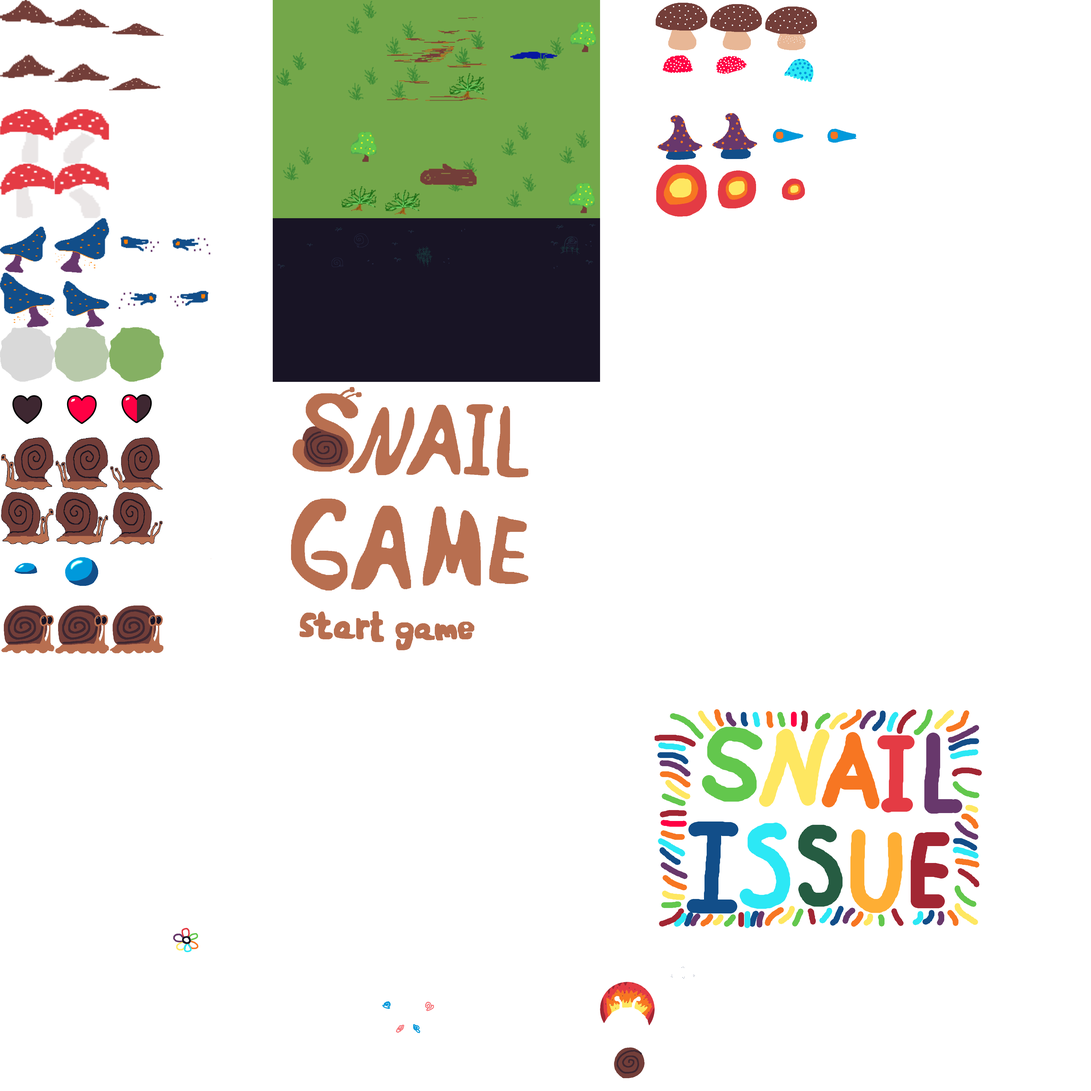
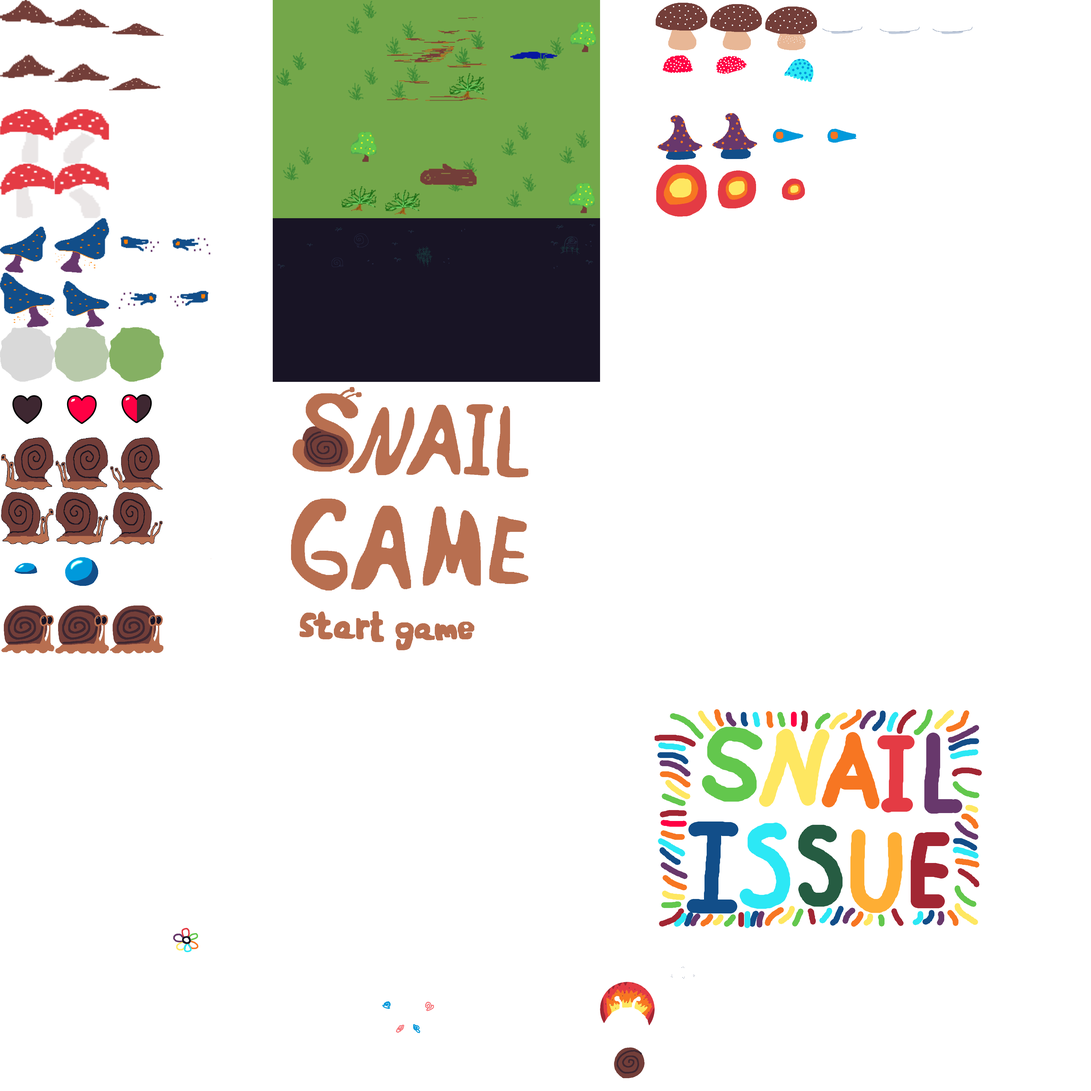
Comparing the layer stacks of the two (1091, 1091) images. Changes:
painted on "Sprite_Sheet.png" over [822, 26, 974, 35]
